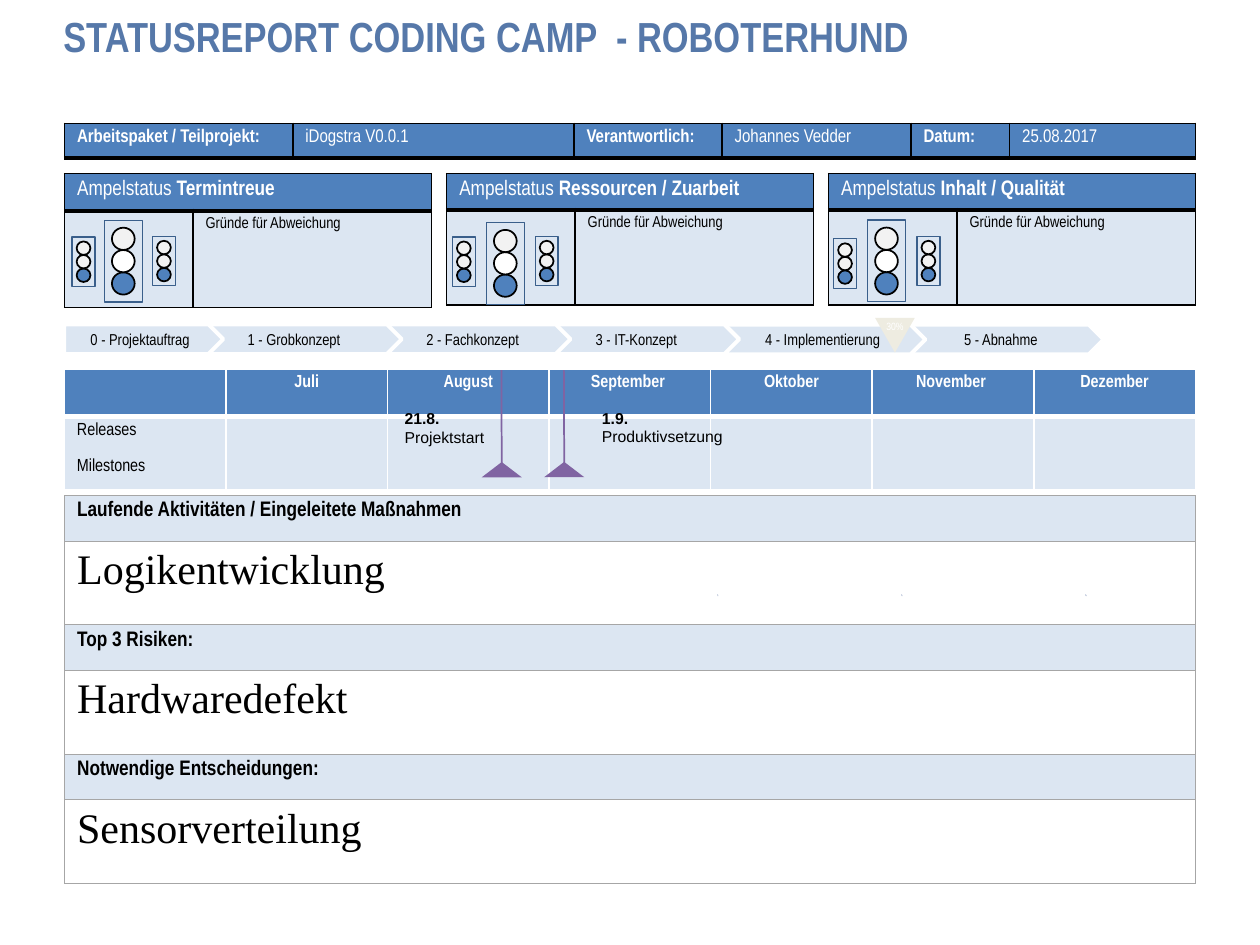
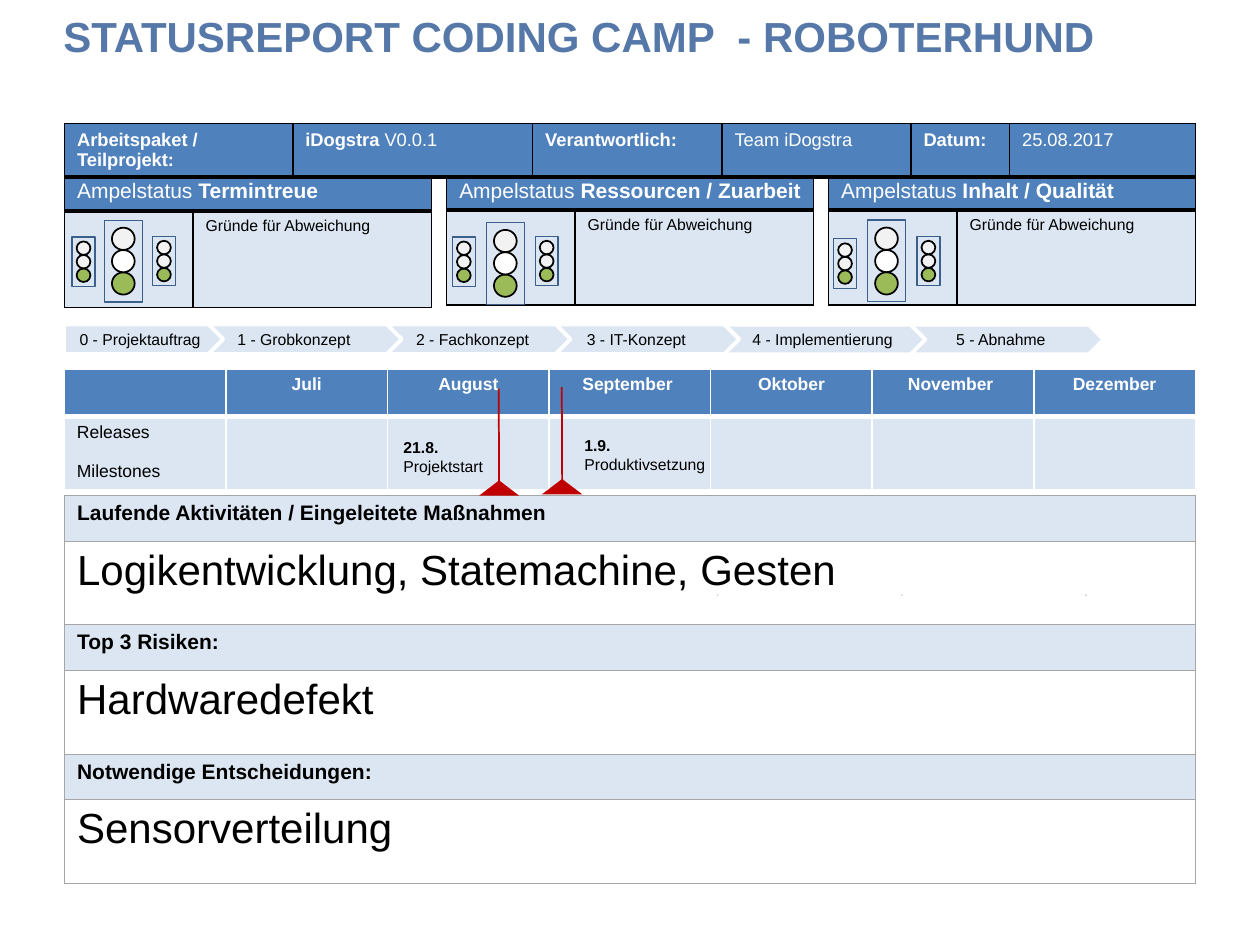
Before and after one commit to dieterpl/iDogstra, a slide deck: slide 1 of presentation/VorlageStatusbericht.pptx. Drawn at 1260x945 pixels with LibreOffice and Linux fonts; fonts in the diff are those of the drawing. Boxes give left, top, right and bottom in pixels: in the first picture for what was removed or moved away, otherwise in the second. Text is boxed around its words. In the diff, an @@ line names an element or a change of style, - is before the commit and + after.

Commit message:
Add modified presentation from Friday

```diff
--- a/presentation/VorlageStatusbericht.pptx
+++ b/presentation/VorlageStatusbericht.pptx
@@ table at (64,123,1193,180) @@
-row 1, column 4: Johannes Vedder
+row 1, column 4: Team iDogstra
@@ font Arial Narrow to Arial in "Arbeitspaket / Teilprojekt:", "iDogstra V0.0.1", "Verantwortlich:", "Datum:" and 1 more places @@
@@ bold on in "iDogstra" @@
@@ table at (64,174,431,309) @@
@@ font Arial Narrow to Arial @@
@@ table at (446,174,813,306) @@
@@ font Arial Narrow to Arial @@
@@ table at (829,174,1196,306) @@
@@ font Arial Narrow to Arial @@
@@ fill #4F81BD to #9BBB59 in 9 elements at (112,272,135,295), (158,268,171,282), (539,268,553,282), (921,268,935,282), (457,268,471,282), (838,271,852,285), (494,275,517,297), (876,272,898,295), (77,268,91,282) @@
@@ font Arial Narrow to Arial in 7 elements at (906,325,1104,355), (727,325,925,355), (63,22,1094,53), (541,324,738,354), (382,324,571,354), (194,324,402,354), (64,324,223,354) @@
@@ flow chart merge removed at (876,318,915,353) @@
@@ table at (64,369,1193,495) @@
@@ font Arial Narrow to Arial @@
@@ borders changed @@
@@ line moved from (501, 462) - (501, 370) to (499, 481) - (499, 388) @@
@@ line (499, 481) - (499, 388): stroke #8064A2 0.99 pt to #C00000 0.99 pt @@
@@ line moved from (564, 462) - (564, 370) to (562, 480) - (562, 387) @@
@@ line (562, 480) - (562, 387): stroke #8064A2 0.99 pt to #C00000 0.99 pt @@
@@ text "21.8.": place and size @@
-text "21.8." at (405,411,485,447)
+text "21.8." at (403,442,483,476)
@@ text "1.9.": place and size @@
-text "1.9." at (602,411,723,446)
+text "1.9." at (584,440,705,474)
@@ table at (64,495,1196,883) @@
-row 2, column 1: Logikentwicklung
+row 2, column 1: Logikentwicklung, Statemachine, Gesten
@@ font Arial Narrow to Arial in "Laufende Aktivitäten / Eingeleitete Maßnahmen", "Top 3 Risiken:", "Notwendige Entscheidungen:" @@
@@ font Times New Roman to Arial in "Hardwaredefekt", "Sensorverteilung" @@
@@ triangle at (481,481,517,495): fill #8064A2 to #C00000; outline #8064A2 0.99 pt to #C00000 0.99 pt @@
@@ triangle: place and size @@
-triangle at (484,464,519,478)
+triangle at (481,481,517,495)
@@ triangle: place and size @@
-triangle at (547,462,582,476)
+triangle at (544,480,580,494)
@@ triangle at (544,480,580,494): fill #8064A2 to #C00000; outline #8064A2 0.99 pt to #C00000 0.99 pt @@
```
